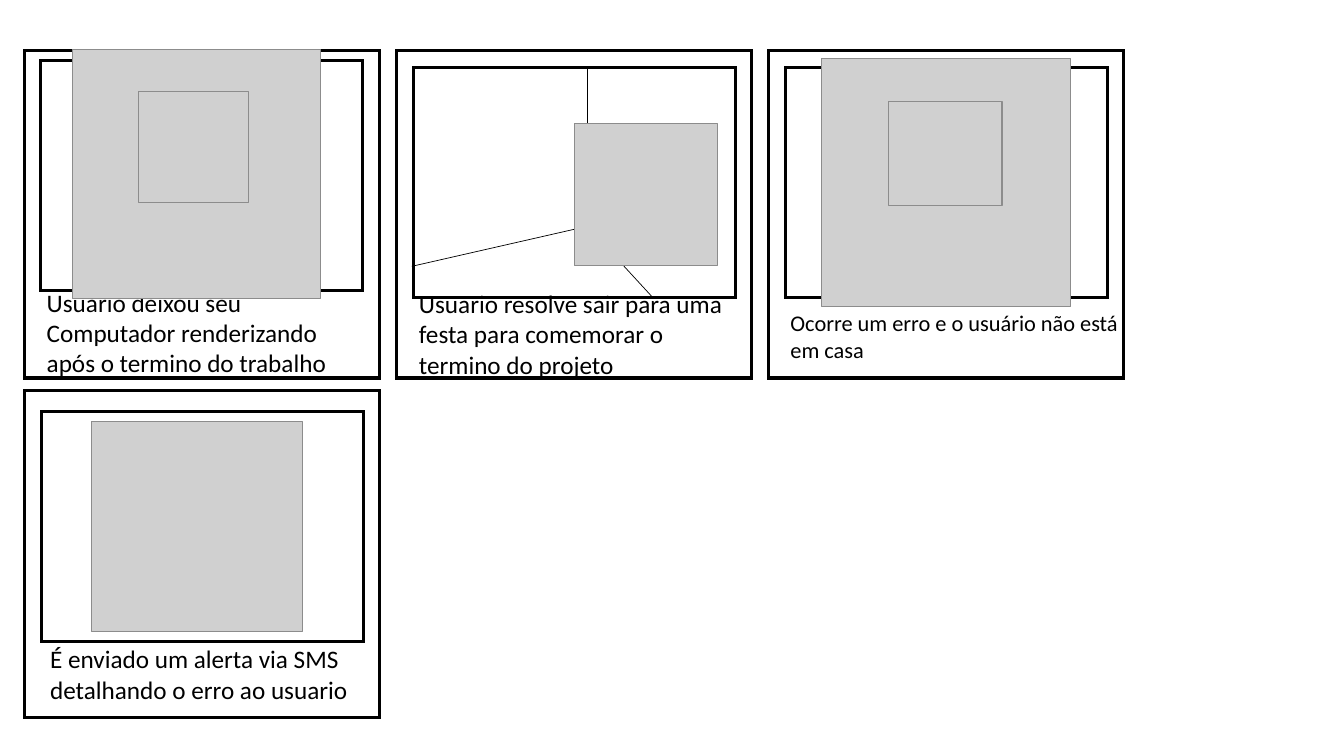
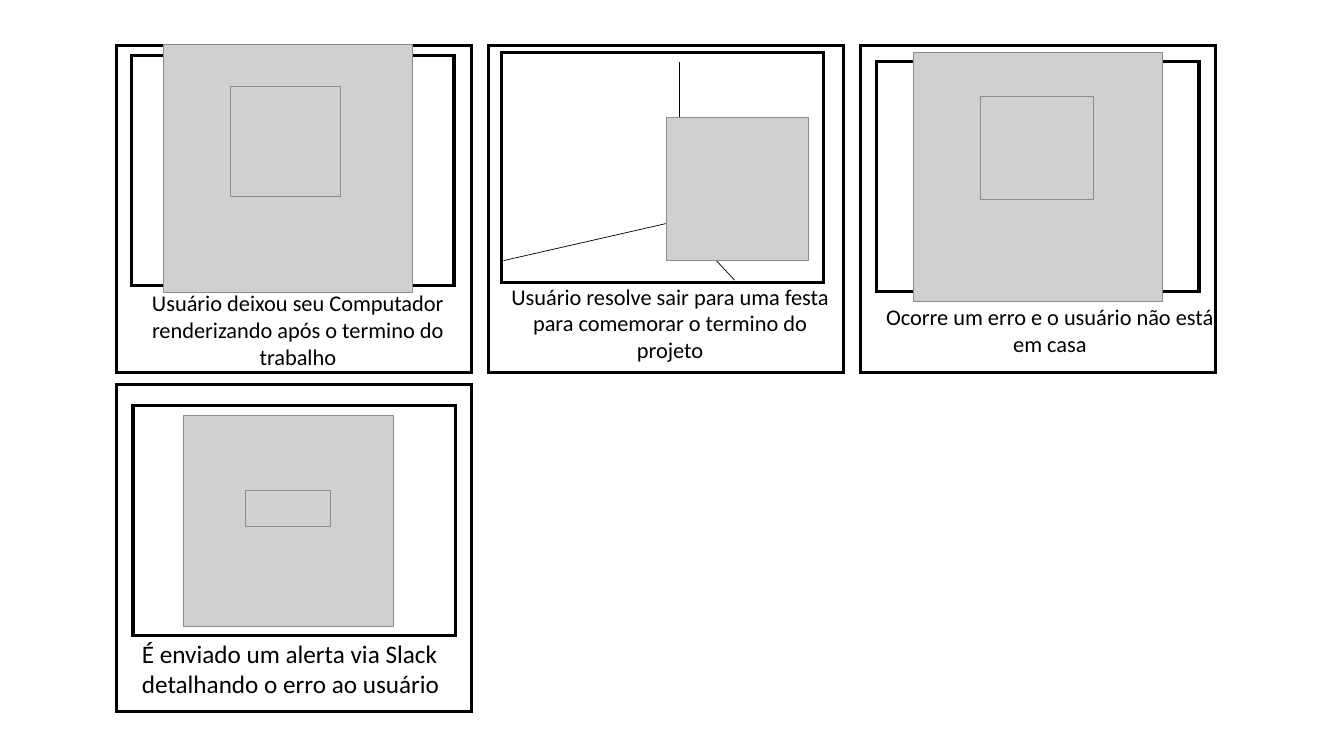
Before and after one commit to 1506kidrauhl/Prove3D, a slide deck: slide 1 of Documentação/Story Board/StoryBoard.pptx. Drawn at 1344x756 pixels with LibreOffice and Linux fonts; fonts in the diff are those of the drawing; grey boxes stand for pictures. Boxes give left, top, right and bottom in pixels: in the first picture for what was removed or moved away, otherwise in the second. Text is boxed around its words. In the diff, an @@ line names an element or a change of style, - is before the commit and + after.

```diff
--- a/Documentação/Story Board/StoryBoard.pptx
+++ b/Documentação/Story Board/StoryBoard.pptx
@@ rectangle: place and size @@
-rectangle at <box>413,68,736,297</box>
+rectangle at <box>502,52,825,282</box>
@@ 7 rectangles, 6 pictures, 2 lines, 1 text: place and size @@
-7 rectangles, 6 pictures, 2 lines, 1 text at <box>25,49,1124,718</box>
+7 rectangles, 6 pictures, 2 lines, 1 text at <box>117,44,1216,713</box>
@@ line moved from (653, 297) - (588, 227) to (735, 280) - (680, 221) @@
@@ text at <box>152,295,444,365</box>: text changed; size 18 to 16 pt @@
-Usuario deixou seu Computador renderizando após o termino do trabalho
+Usuário deixou seu Computador renderizando após o termino do trabalho
@@ text at <box>511,289,829,362</box>: text changed; size 18 to 16 pt @@
-Usuario resolve sair para uma festa para comemorar o termino do projeto
+Usuário resolve sair para uma festa para comemorar o termino do projeto
@@ text "Ocorre um erro e o ..." at <box>886,309,1214,352</box>: alignment left to centre @@
@@ picture added at <box>246,491,331,527</box> @@
@@ text at <box>142,642,439,694</box>: text changed @@
-É enviado um alerta via SMS detalhando o erro ao usuario
+É enviado um alerta via Slack detalhando o erro ao usuário
```
Also in this commit, not shown: 9 other files.
